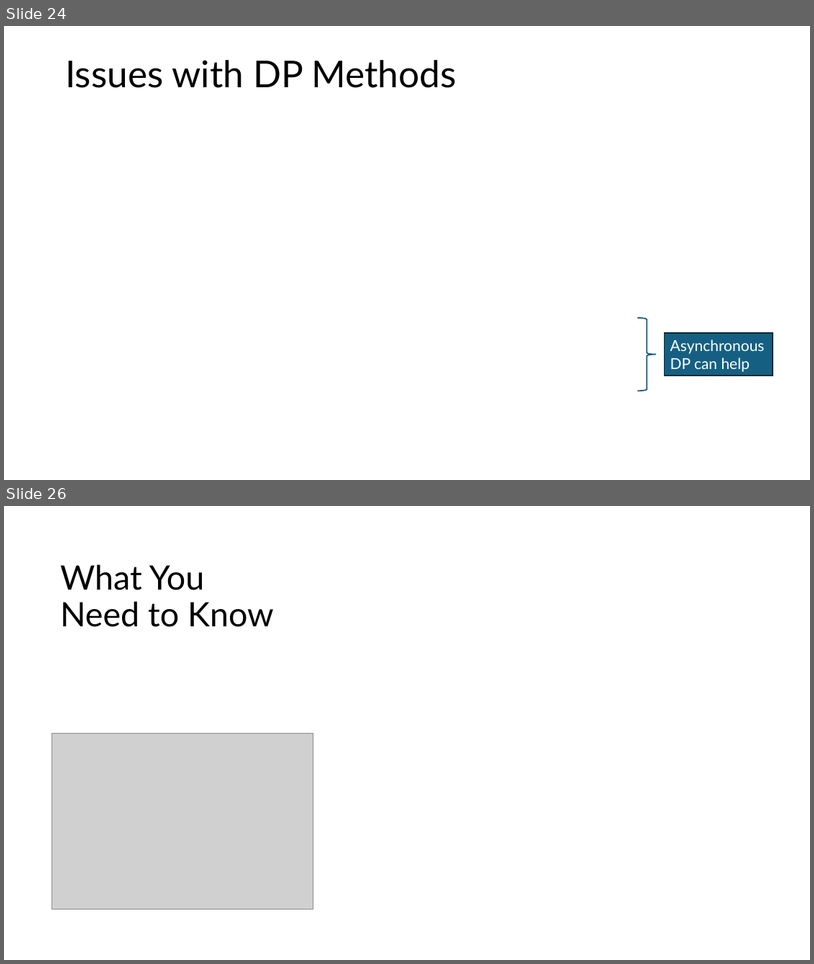
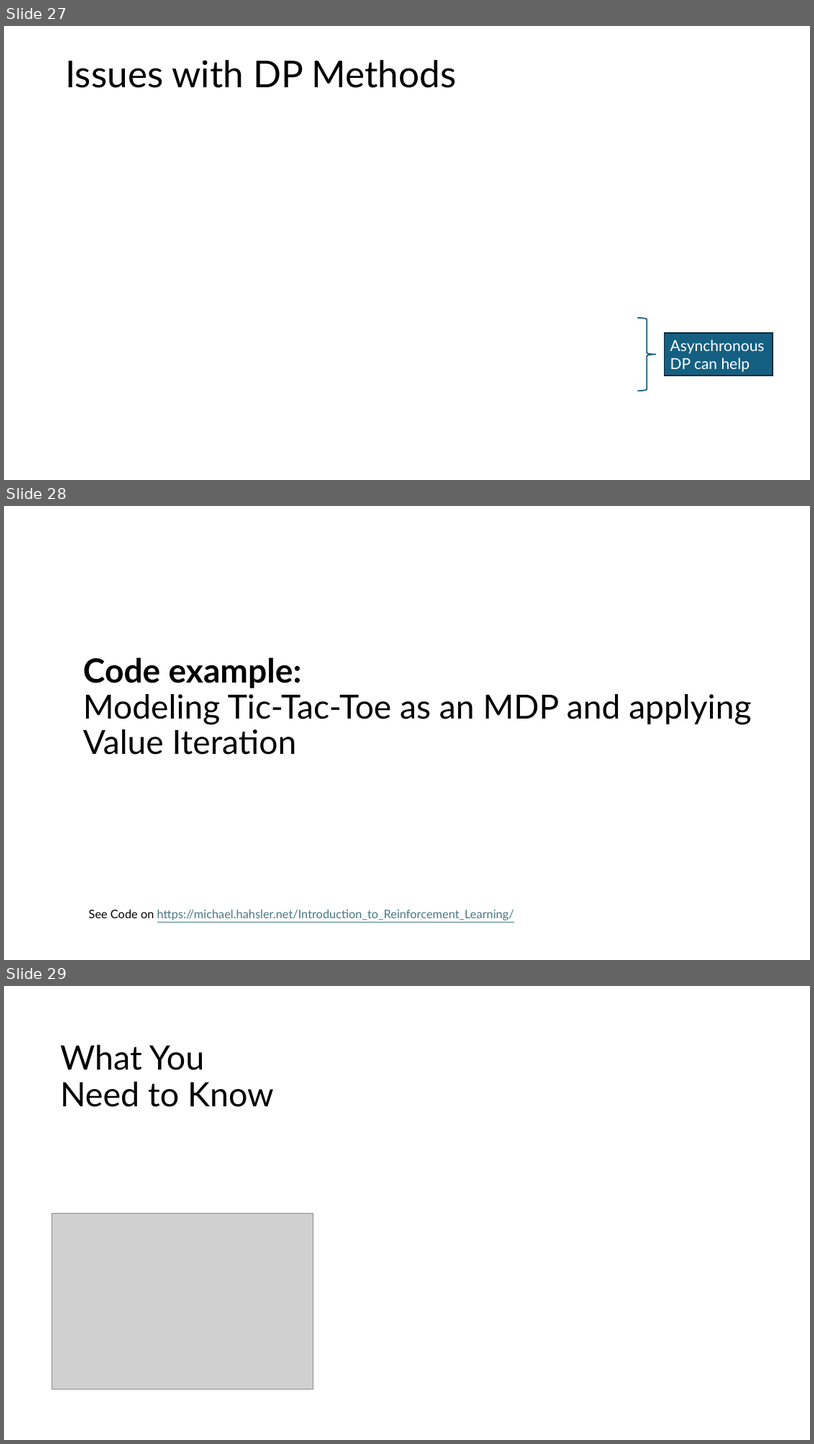
Before and after one commit to mhahsler/Introduction_to_Reinforcement_Learning, a slide deck: slides/Lecture_Chapter04.pptx. Shown one above the other, each under a label of ours: slides 24 and 26 before the commit, slides 27, 28 and 29 after it; the slides between them are not shown. The pictures are 814x964 and 814x1444 pixels, drawn with LibreOffice and Linux fonts; fonts in the diff are those of the drawing; grey boxes stand for pictures. Boxes give left, top, right and bottom in pixels: in the first picture for what was removed or moved away, otherwise in the second. Text is boxed around its words. In the diff, an @@ line names an element or a change of style, - is before the commit and + after.

Commit message:
Added code example slides.

```diff
--- a/slides/Lecture_Chapter04.pptx
+++ b/slides/Lecture_Chapter04.pptx
@@ slide 28 added at bbox=[4, 506, 810, 960], background #FFFFFF @@
@@ title added at bbox=[83, 657, 751, 754], 39.6 pt, text #000000 @@
+Code example:
+Modeling Tic-Tac-Toe as an MDP and applying Value Iteration
@@ text added at bbox=[89, 909, 514, 920], 14 pt, text #467886, underline @@
+See Code on https://michael.hahsler.net/Introduction_to_Reinforcement_Learning/
@@ what was slide 24 is now slide 27 @@
@@ what was slide 26 is now slide 29 @@
```
Also in this commit, not shown: 1 slide changed, 3 other slides added, 1 slide removed, 20 other files.
